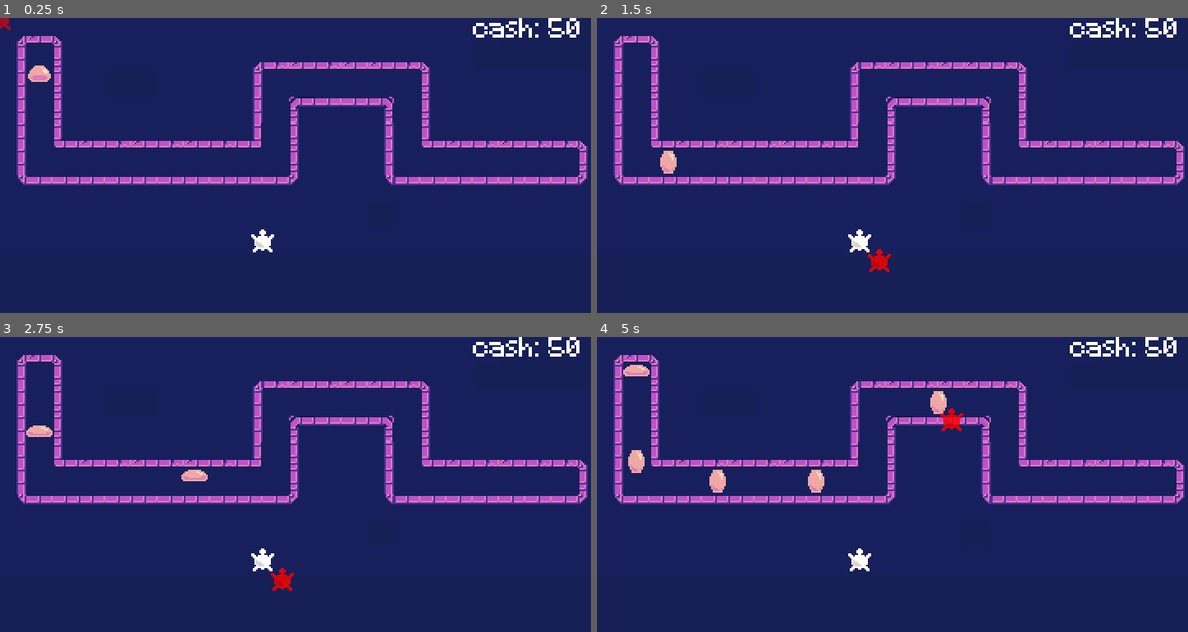
Above: before the commit, frames 1-4 (two rows, left to right).
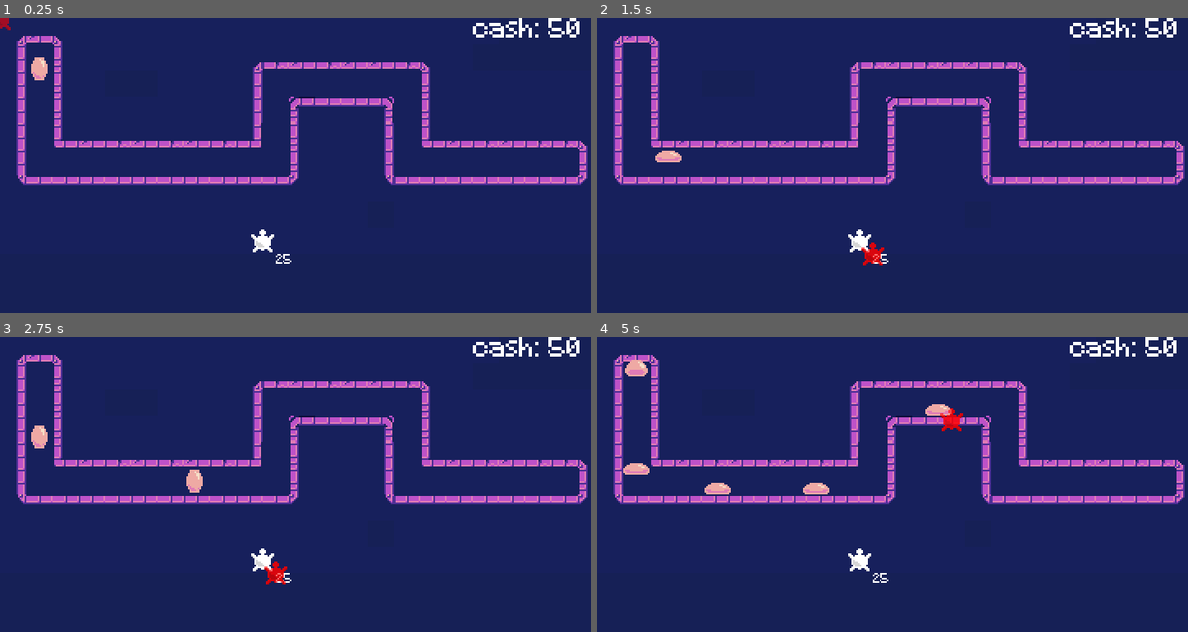
Above: after the commit, the same moments.

Repository: Dawson-Treese/Tower-Defense-Tutorial
Game: Godot game, scene res://Scenes/Level.tscn
Same seed, same stepped clock (60 frames per second), same inputs: the game is played once before the commit and once after it. Before the commit the project has no main scene; this scene is started directly in both runs.
Inputs (mouse positions are in pixels of both pictures, inside the frame that each line leads up to; where the layout moved, square brackets give the same spot in the first picture):
- Up to frame 1 (0.25 s): no input
- Up to frame 2 (1.5 s): click (874, 254) [880, 259] at 0.5 s; click (874, 254) [880, 259] at 1.25 s
- Up to frame 3 (2.75 s): click (277, 573) [283, 578] at 2 s
- Up to frame 4 (5 s): move the mouse to (1022, 469) at 2.77 s; click (1022, 469) at 2.85 s; move the mouse to (774, 499) at 3.52 s; click (774, 499) at 3.6 s; move the mouse to (951, 419) at 4.27 s; click (951, 419) at 4.35 s

The runs differ from the first frame. In frame 1, 0.2% of the frame differs, in the area x 4-50%, y 13-84%; in frame 2, 0.4%; in frame 3, 0.6%; in frame 4, 1.0%, in the area x 4-60%, y 7-84%.

Commit message:
Implemented Menu and Tower code

Diff:
--- a/Assets/Enemy/Enemy.tscn
+++ b/Assets/Enemy/Enemy.tscn
@@ -34,19 +34,18 @@
 [sub_resource type="CapsuleShape2D" id=7]
 height = 0.0
 
-[node name="Enemy" type="PathFollow2D" groups=[
-"enemy",
-]]
+[node name="Enemy" type="PathFollow2D"]
 rotate = false
 loop = false
 script = ExtResource( 2 )
 
 [node name="AnimatedSprite" type="AnimatedSprite" parent="."]
 frames = SubResource( 6 )
-frame = 4
 playing = true
 
-[node name="Area2D" type="Area2D" parent="."]
+[node name="Area2D" type="Area2D" parent="." groups=[
+"enemy",
+]]
 
 [node name="CollisionShape2D" type="CollisionShape2D" parent="Area2D"]
 visible = false
--- a/Assets/Tower/Tower.gd
+++ b/Assets/Tower/Tower.gd
@@ -48,8 +48,13 @@
 			if current_target:
 				$ShootTimer.start()
 		else:
-			target_position = current_target.get_ref().get_global_transform().origin
-			$Base.rotation = (target_position - position).angle() - deg2rad(90)
+			if (!current_target.get_ref()):
+				current_target = null
+				$ShootTimer.stop()
+			else:
+				target_position = current_target.get_ref().get_global_transform().origin
+				$Base.rotation = (target_position - position).angle() + deg2rad(90)
+
 
 
 
@@ -86,7 +91,7 @@
 func _on_Aggro_area_exited(area):
 	if area.is_in_group("enemy"):
 		enemy_array.erase(area.get_parent())
-		if area.get_parent() == current_target.get_ref():
+		if current_target != null and area.get_parent() == current_target.get_ref():
 			current_target = null
 			$ShootTimer.stop()
 
@@ -95,5 +100,5 @@
 	if current_target.get_ref():
 		instance = shot.instance()
 		instance.set_target(current_target.get_ref())
-		instance.position = $ShotPosition.get_global_transform().origin
+		instance.position = $Base/ShotPosition.get_global_transform().origin
 		get_parent().add_child(instance)
--- a/Assets/Tower/Tower.tscn
+++ b/Assets/Tower/Tower.tscn
@@ -16,7 +16,7 @@
 [node name="Base" type="Sprite" parent="."]
 texture = ExtResource( 1 )
 
-[node name="ShotPosition" type="Node2D" parent="."]
+[node name="ShotPosition" type="Node2D" parent="Base"]
 position = Vector2( 0, -6.739 )
 
 [node name="CollisionShape2D" type="CollisionShape2D" parent="."]
--- /dev/null
+++ b/Assets/UI/CashLabel/CashLabel.tscn
@@ -0,0 +1,15 @@
+[gd_scene load_steps=3 format=2]
+
+[ext_resource path="res://Minecraft.ttf" type="DynamicFontData" id=1]
+
+[sub_resource type="DynamicFont" id=1]
+font_data = ExtResource( 1 )
+
+[node name="CashLabel" type="Label"]
+margin_left = 288.0
+margin_right = 336.0
+margin_bottom = 16.0
+custom_fonts/font = SubResource( 1 )
+__meta__ = {
+"_edit_use_anchors_": false
+}
--- /dev/null
+++ b/Assets/UI/UI.tscn
@@ -0,0 +1,36 @@
+[gd_scene load_steps=4 format=2]
+
+[ext_resource path="res://Sprites/turtle.png" type="Texture" id=1]
+[ext_resource path="res://Minecraft.ttf" type="DynamicFontData" id=2]
+
+[sub_resource type="DynamicFont" id=1]
+size = 8
+font_data = ExtResource( 2 )
+
+[node name="UI" type="Control"]
+margin_right = 40.0
+margin_bottom = 40.0
+__meta__ = {
+"_edit_use_anchors_": false
+}
+
+[node name="TextureButton" type="TextureButton" parent="."]
+margin_left = 152.0
+margin_top = 128.0
+margin_right = 184.0
+margin_bottom = 160.0
+texture_normal = ExtResource( 1 )
+__meta__ = {
+"_edit_use_anchors_": false
+}
+
+[node name="Label" type="Label" parent="TextureButton"]
+margin_left = 16.0
+margin_top = 16.0
+margin_right = 32.0
+margin_bottom = 30.0
+custom_fonts/font = SubResource( 1 )
+text = "25"
+__meta__ = {
+"_edit_use_anchors_": false
+}
--- a/Scenes/Level.tscn
+++ b/Scenes/Level.tscn
@@ -1,11 +1,12 @@
-[gd_scene load_steps=9 format=2]
+[gd_scene load_steps=10 format=2]
 
 [ext_resource path="res://Environment/Tiles/Tilemap.tscn" type="PackedScene" id=1]
 [ext_resource path="res://Assets/Enemy/Enemy.tscn" type="PackedScene" id=2]
 [ext_resource path="res://Scenes/Level.gd" type="Script" id=3]
 [ext_resource path="res://Assets/Tower/Tower.tscn" type="PackedScene" id=4]
 [ext_resource path="res://Sprites/turtle.png" type="Texture" id=5]
-[ext_resource path="res://Minecraft.ttf" type="DynamicFontData" id=6]
+[ext_resource path="res://Assets/UI/CashLabel/CashLabel.tscn" type="PackedScene" id=6]
+[ext_resource path="res://Minecraft.ttf" type="DynamicFontData" id=7]
 
 [sub_resource type="Curve2D" id=1]
 _data = {
@@ -13,7 +14,8 @@
 }
 
 [sub_resource type="DynamicFont" id=2]
-font_data = ExtResource( 6 )
+size = 8
+font_data = ExtResource( 7 )
 
 [node name="Level" type="Node2D"]
 script = ExtResource( 3 )
@@ -26,6 +28,17 @@
 
 [node name="MobTimer" type="Timer" parent="."]
 
+[node name="Tower" parent="." instance=ExtResource( 4 )]
+position = Vector2( 64, 64 )
+
+[node name="Path2D" type="Path2D" parent="."]
+curve = SubResource( 1 )
+
+[node name="Enemy" parent="Path2D" instance=ExtResource( 2 )]
+position = Vector2( 24, 16 )
+
+[node name="CashLabel" parent="." instance=ExtResource( 6 )]
+
 [node name="UI" type="Control" parent="."]
 margin_right = 40.0
 margin_bottom = 40.0
@@ -36,27 +49,20 @@
 [node name="TextureButton" type="TextureButton" parent="UI"]
 margin_left = 152.0
 margin_top = 128.0
-margin_right = 192.0
-margin_bottom = 168.0
+margin_right = 184.0
+margin_bottom = 160.0
 texture_normal = ExtResource( 5 )
 __meta__ = {
 "_edit_use_anchors_": false
 }
 
-[node name="Tower" parent="." instance=ExtResource( 4 )]
-position = Vector2( 64, 64 )
-
-[node name="Path2D" type="Path2D" parent="."]
-curve = SubResource( 1 )
-
-[node name="Enemy" parent="Path2D" instance=ExtResource( 2 )]
-position = Vector2( 24, 16 )
-
-[node name="CashLabel" type="Label" parent="."]
-margin_left = 288.0
-margin_right = 336.0
-margin_bottom = 16.0
+[node name="Label" type="Label" parent="UI/TextureButton"]
+margin_left = 16.0
+margin_top = 16.0
+margin_right = 32.0
+margin_bottom = 30.0
 custom_fonts/font = SubResource( 2 )
+text = "25"
 __meta__ = {
 "_edit_use_anchors_": false
 }
--- /dev/null
+++ b/Scenes/Menu.gd
@@ -0,0 +1,11 @@
+extends Node2D
+
+
+
+func _load_next_scene():
+	get_tree().change_scene("res://Scenes/Level.tscn")
+	pass
+
+
+func _on_Button_pressed():
+	_load_next_scene()
--- /dev/null
+++ b/Scenes/Menu.tscn
@@ -0,0 +1,39 @@
+[gd_scene load_steps=4 format=2]
+
+[ext_resource path="res://Scenes/Menu.gd" type="Script" id=1]
+[ext_resource path="res://Minecraft.ttf" type="DynamicFontData" id=7]
+
+[sub_resource type="DynamicFont" id=1]
+font_data = ExtResource( 7 )
+
+[node name="Menu" type="Node2D"]
+script = ExtResource( 1 )
+
+[node name="Control" type="Control" parent="."]
+margin_left = 104.0
+margin_top = 64.0
+margin_right = 208.0
+margin_bottom = 104.0
+__meta__ = {
+"_edit_use_anchors_": false
+}
+
+[node name="ColorRect" type="ColorRect" parent="Control"]
+margin_left = 8.0
+margin_right = 112.0
+margin_bottom = 40.0
+color = Color( 0.447059, 0.0980392, 0.0980392, 1 )
+
+[node name="Button" type="Button" parent="Control"]
+margin_left = 8.0
+margin_right = 112.0
+margin_bottom = 40.0
+custom_fonts/font = SubResource( 1 )
+custom_colors/font_color = Color( 0, 0, 0, 1 )
+text = "Play"
+flat = true
+__meta__ = {
+"_edit_use_anchors_": false
+}
+
+[connection signal="pressed" from="Control/Button" to="." method="_on_Button_pressed"]
--- a/project.godot
+++ b/project.godot
@@ -21,6 +21,7 @@
 [application]
 
 config/name="Tower Defense Tutorial"
+run/main_scene="res://Scenes/Menu.tscn"
 config/icon="res://icon.png"
 
 [display]
